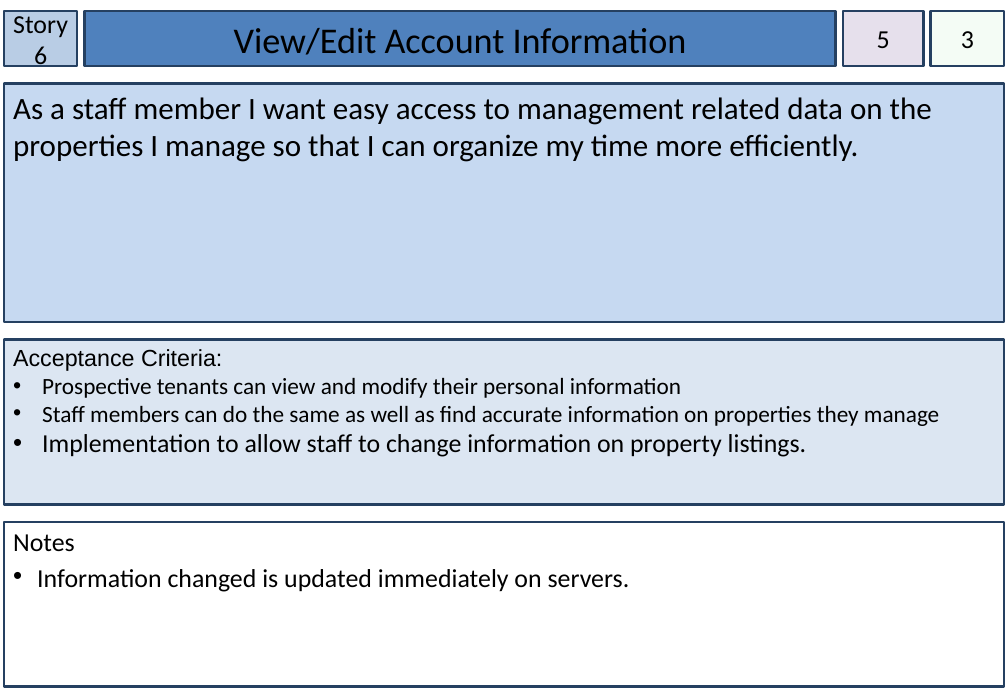
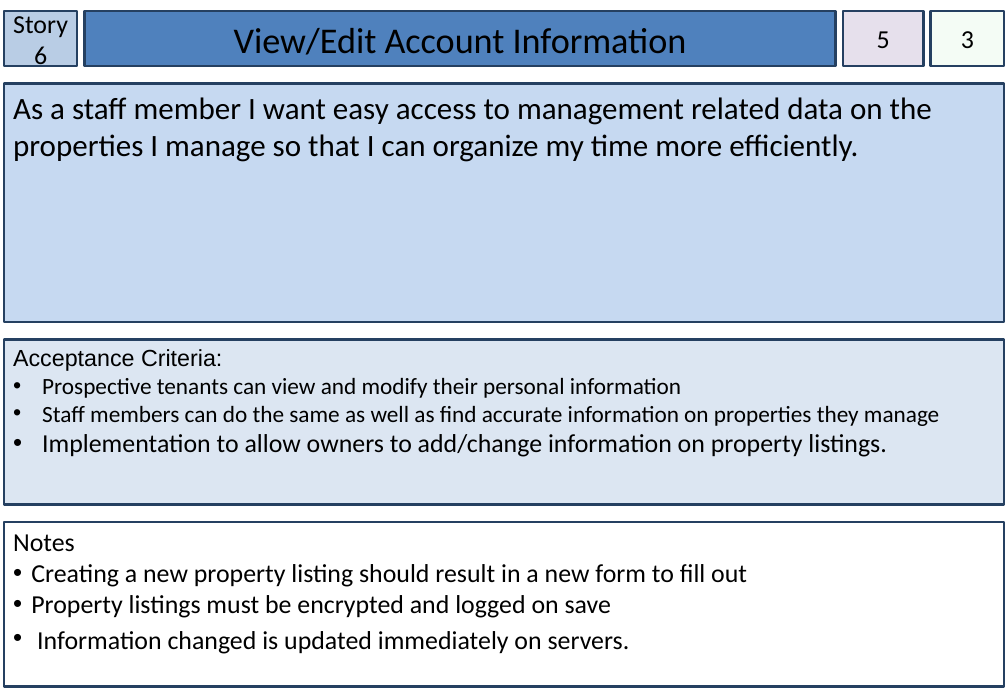
Before and after one commit to cshor24/IFB299-Group-26---Property-Management, a slide deck: slide 8 of Story Cards version a million.pptx. Drawn at 1008x698 pixels with LibreOffice and Linux fonts; fonts in the diff are those of the drawing. Boxes give left, top, right and bottom in pixels: in the first picture for what was removed or moved away, otherwise in the second. Text is boxed around its words. In the diff, an @@ line names an element or a change of style, - is before the commit and + after.

```diff
--- a/Story Cards version a million.pptx
+++ b/Story Cards version a million.pptx
@@ text in rectangle at (42, 434, 887, 457): text changed @@
-• Implementation to allow staff to change information on property listings.
+• Implementation to allow owners to add/change information on property listings.
@@ text in rectangle at (31, 564, 747, 618): paragraphs added @@
+• Creating a new property listing should result in a new form to fill out
+• Property listings must be encrypted and logged on save
```
Also in this commit, not shown: 14 other slides changed.
